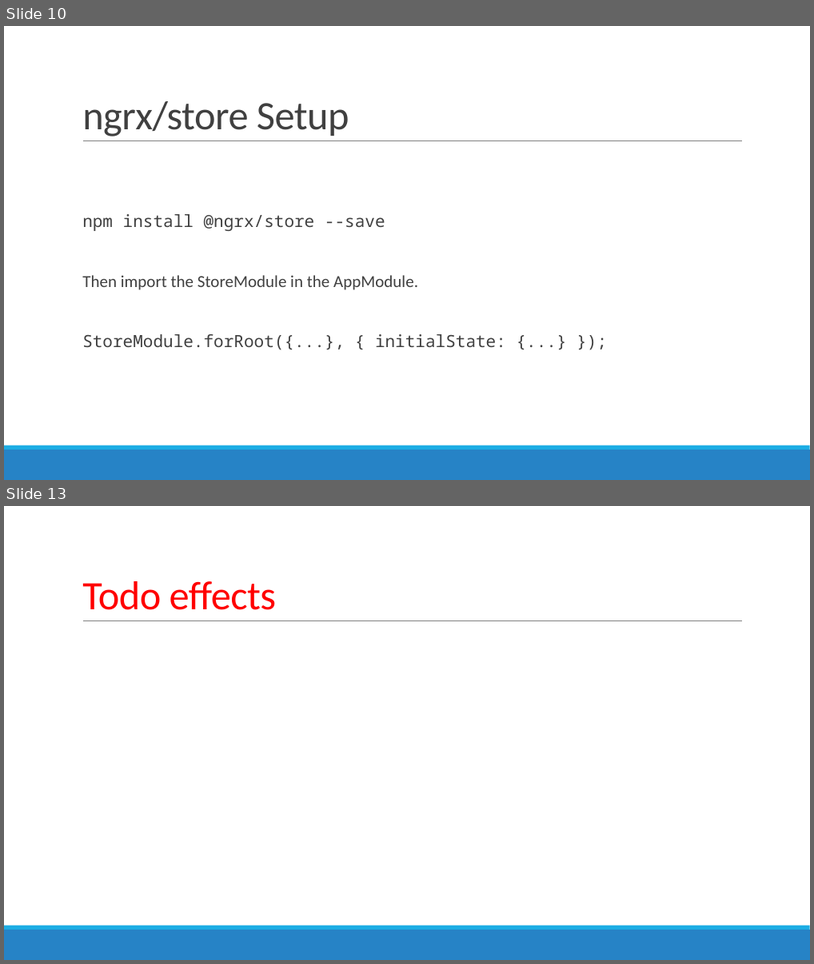
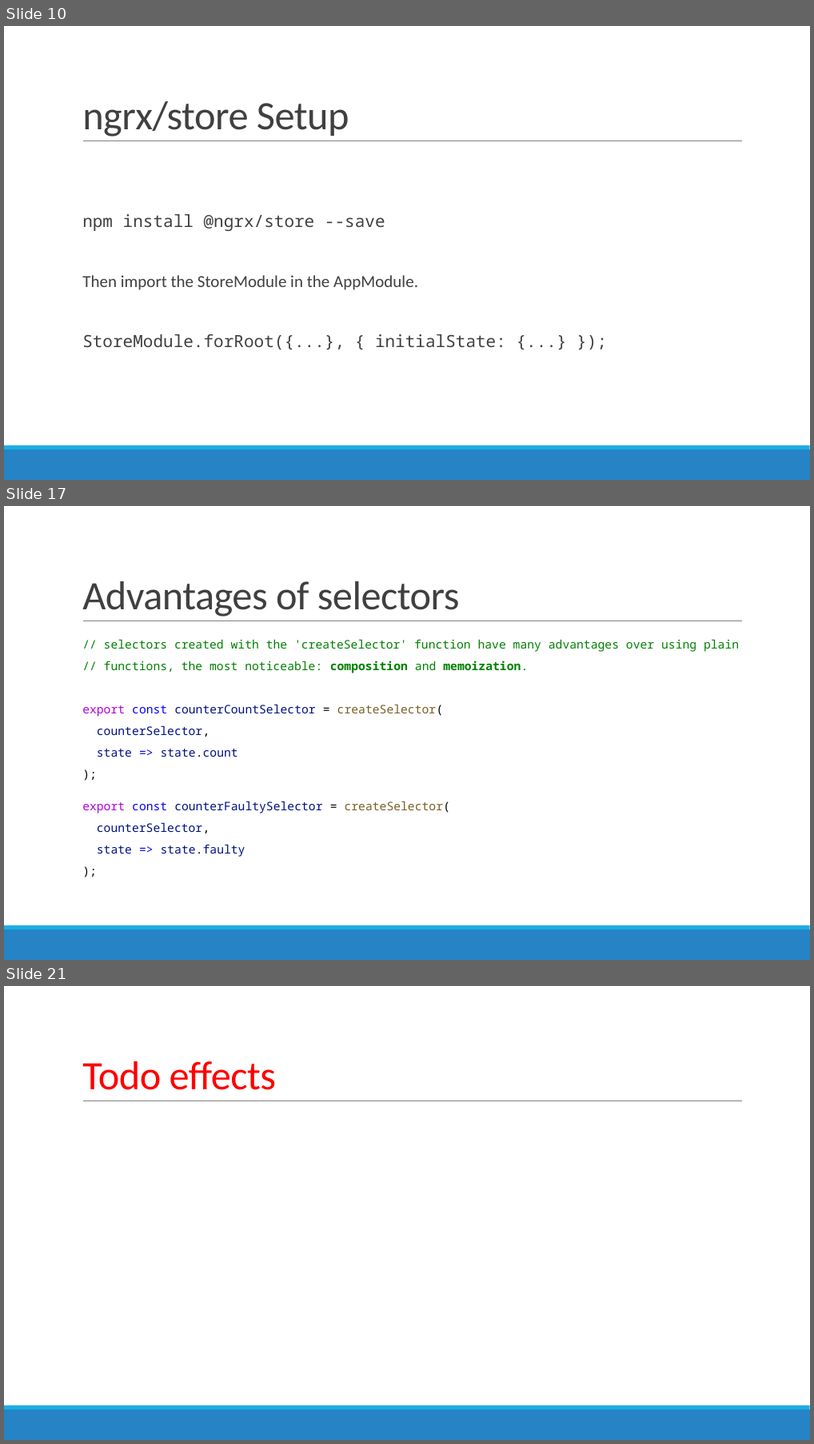
Before and after one commit to AGiorgetti/ngrx101, a slide deck: ReactiveProgramming_ngrx.pptx. Shown one above the other, each under a label of ours: slides 10 and 13 before the commit, slides 10, 17 and 21 after it; the slides between them are not shown. The pictures are 814x964 and 814x1444 pixels, drawn with LibreOffice and Linux fonts; fonts in the diff are those of the drawing. Boxes give left, top, right and bottom in pixels: in the first picture for what was removed or moved away, otherwise in the second. Text is boxed around its words. In the diff, an @@ line names an element or a change of style, - is before the commit and + after.

```diff
--- a/ReactiveProgramming_ngrx.pptx
+++ b/ReactiveProgramming_ngrx.pptx
@@ slide 17 added at (4,506,810,960), background #FFFFFF; not listed: 3 template elements that a slide beside it also shows @@
@@ title added at (82,581,460,616), 48 pt, text #404040 @@
+Advantages of selectors
@@ text added at (82,639,739,856), 14 pt, text #008000 @@
+  // selectors created with the 'createSelector' function have many advantages over using plain
+  // functions, the most noticeable: composition and memoization.
+  export const counterCountSelector = createSelector(
+  counterSelector,
+  state => state.count
+  );
+  export const counterFaultySelector = createSelector(
+  counterSelector,
+  state => state.faulty
+  );
@@ what was slide 13 is now slide 21 @@
```
Also in this commit, not shown: 1 slide changed, 8 other slides added, 1 slide removed, 7 other files.
